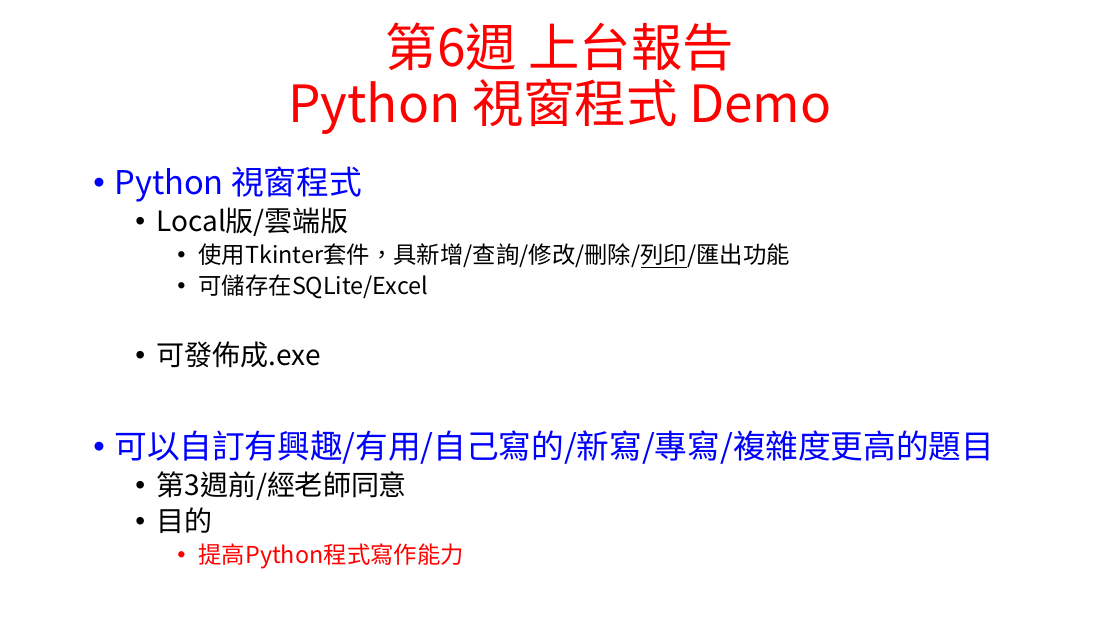
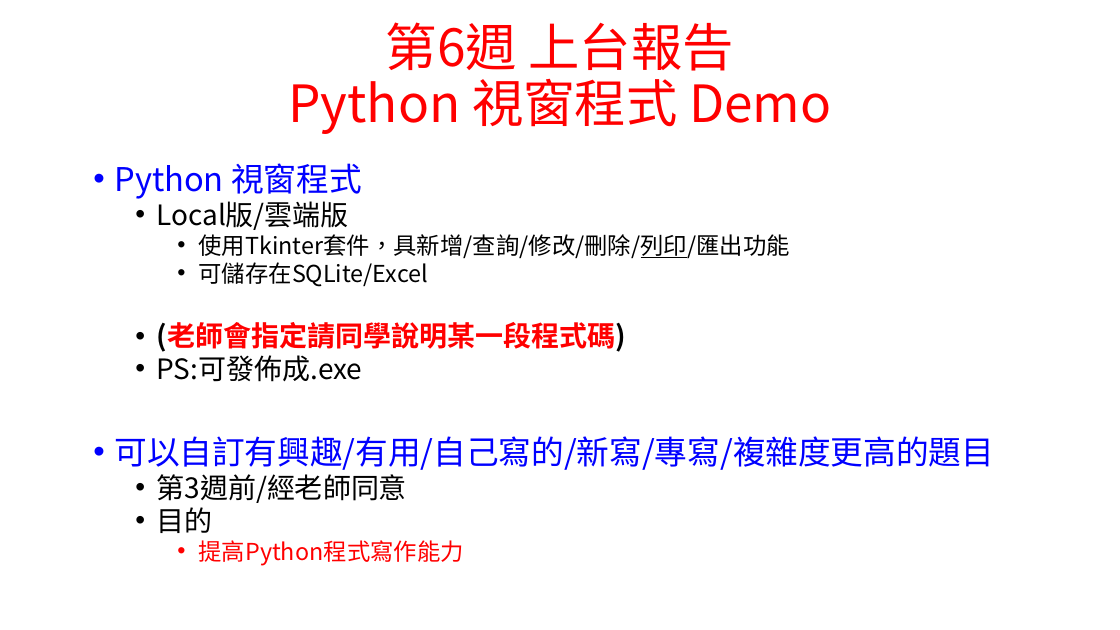
Before and after one commit to chih-chengwu/Chinese_Big_Data_Analysis_for_intelligence_medical_MD, a slide deck: slide 4 of 0.課堂規定及評量標準.pptx. Drawn at 1120x630 pixels with LibreOffice and Linux fonts; fonts in the diff are those of the drawing. Boxes give left, top, right and bottom in pixels: in the first picture for what was removed or moved away, otherwise in the second. Text is boxed around its words. In the diff, an @@ line names an element or a change of style, - is before the commit and + after.

```diff
--- a/0.課堂規定及評量標準.pptx
+++ b/0.課堂規定及評量標準.pptx
@@ text at (114, 163, 994, 566): line spacing 0.9 to 0.8 @@
@@ text at (156, 322, 625, 382): text changed; text colour #000000 to #FF0000; bold on @@
-  • 可發佈成.exe
+  • (老師會指定請同學說明某一段程式碼)
+  • PS:可發佈成.exe
```
Also in this commit, not shown: 4 other slides changed, 2 other files.
